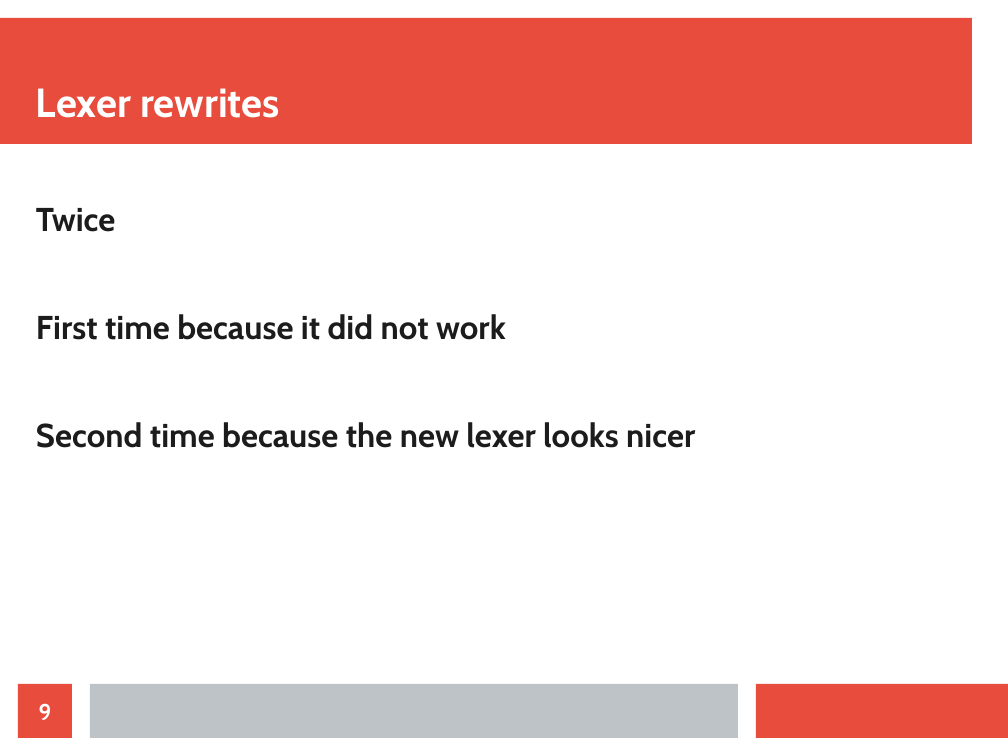
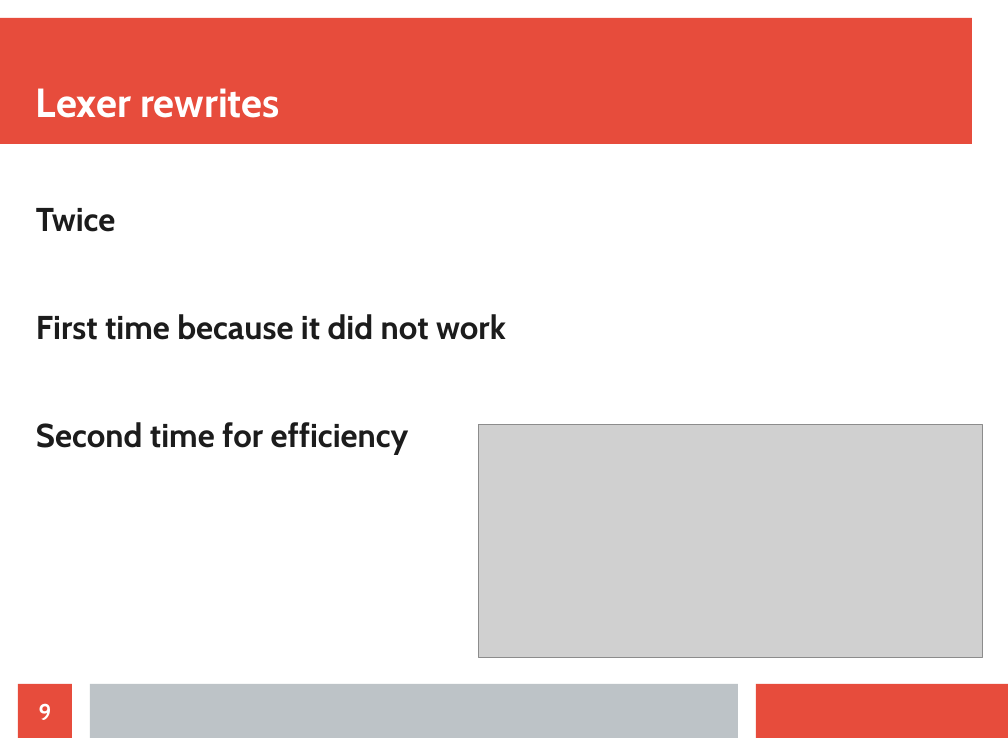
Before and after one commit to Doctor5555/SPLIWACA-CPP-Interpreter-transpiler, a slide deck: slide 9 of Notes/Final presentation.odp. Drawn at 1008x756 pixels with LibreOffice and Linux fonts; fonts in the diff are those of the drawing; grey boxes stand for pictures. Boxes give left, top, right and bottom in pixels: in the first picture for what was removed or moved away, otherwise in the second. Text is boxed around its words. In the diff, an @@ line names an element or a change of style, - is before the commit and + after.

```diff
--- a/Notes/Final presentation.odp
+++ b/Notes/Final presentation.odp
@@ text at (36,422,409,455): text changed @@
-Second time because the new lexer looks nicer
+Second time for efficiency
@@ picture added at (479,425,983,658) @@
```
Also in this commit, not shown: 5 other slides changed, 3 slides added, 1 slide removed, 4 other files.
